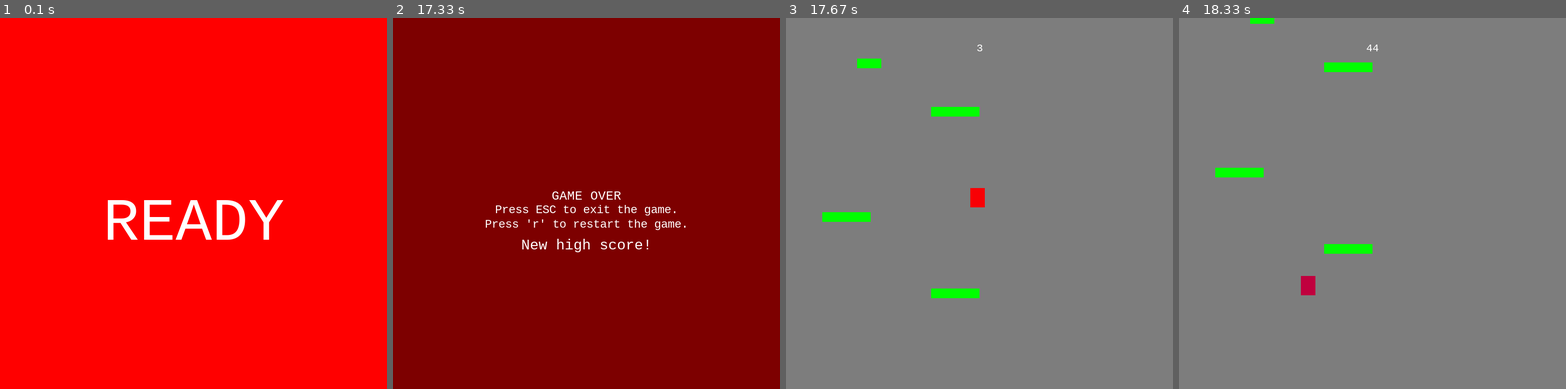
Above: before the commit, frames 1-4 (left to right).
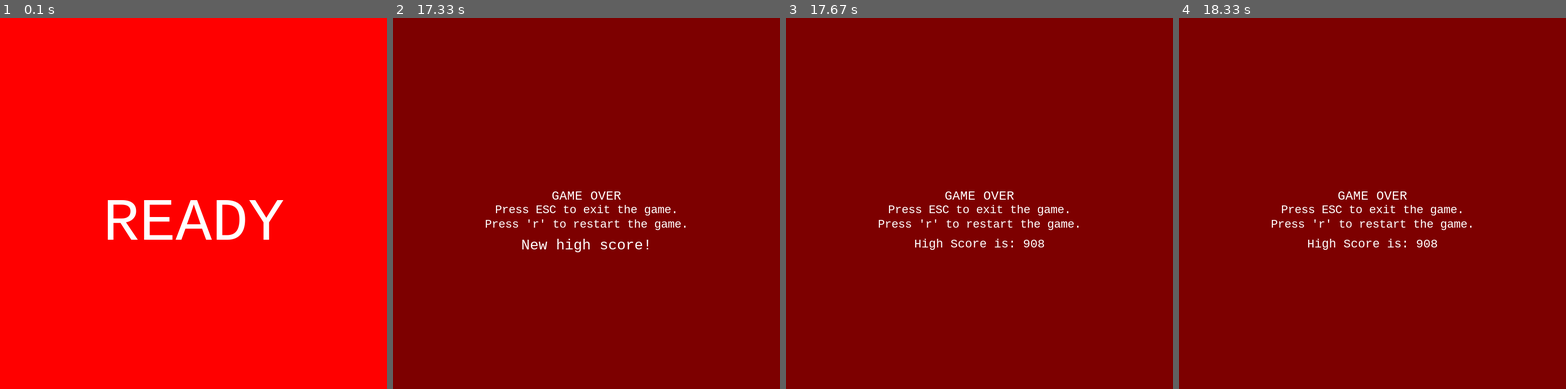
Above: after the commit, the same moments.

Repository: BulSU-BSCpE2B-Group2/DROP
Game: pygame game, started from main.py
The game is run twice, just before and just after one commit, with the same random seed, the same clock (stepped at 60 frames per second) and the same inputs.
Inputs:
- Up to frame 1 (0.1 s): no input
- Up to frame 2 (17.33 s): hold Enter 3.7-4.33 s; hold Right 3.7-4.33 s; hold R 4.37-5 s; hold Right 4.37-5 s; tap Enter at 5.03 s; hold Right 5.37-6 s; hold Left 6.03-6.5 s; hold Right 6.53-7 s; hold Left 7.53-8.07 s; hold Left 8.1-8.5 s; hold Right 8.53-9.17 s; hold Left 9.2-9.67 s; hold Right 9.7-10.17 s; hold Right 10.2-10.67 s; hold Left 10.7-11.23 s; hold Left 11.27-11.67 s; hold Right 11.7-12.33 s; hold Left 12.37-12.83 s; hold Right 12.87-13.33 s; hold Right 13.37-13.83 s; hold Left 13.87-14.4 s; hold Left 14.43-14.83 s; hold Right 14.87-15.5 s; hold Left 15.53-16 s; hold Right 16.03-16.5 s; hold Right 16.53-17 s
- Up to frame 3 (17.67 s): hold R from 17.6 s (still down); hold Left from 17.6 s (still down)
- Up to frame 4 (18.33 s): release R at 18 s; release Left at 18 s

Frames 1-2 are identical in both runs. In frame 3, 100% of the frame differs, in the area x 0-100%, y 0-100%; in frame 4, 100%.

Commit message:
Updated temporary module. It now includes an experimental batch of code that fades colors from <color_name> to black.

Diff:
--- a/main.py
+++ b/main.py
@@ -107,11 +107,13 @@
                 self.running = False
             if event.type == pg.KEYDOWN:
                 if event.key == pg.K_ESCAPE:
-                    self.show_start_screen()
+                    self.running = False
+                    self.game_over = True
                 elif event.key == pg.K_r:
-                    self.game_over = False
                     self.platforms.empty()
                     self.new()
+                elif event.key == pg.K_SPACE:
+                    self.pause()
 
     def draw(self):
         # Game loop for drawing graphics
@@ -137,14 +139,14 @@
             self.screen.fill(pg.color.Color(rsg[rsg_count]))
             self.draw_text(rsg_text[rsg_count], 125, white, WIDTH / 2, height / 2 - 30)
             pg.display.flip()
-            pg.time.wait(500)
+            pg.time.delay(500)
             rsg_count += 1
 
         while self.width_loop > player_width and self.height_loop > player_height:
             self.screen.fill(gray)
             pg.draw.rect(self.screen, green, [self.animax, self.animay, self.width_loop, self.height_loop])
             pg.display.flip()
-            pg.time.wait(50)
+            pg.time.delay(50)
             self.width_loop -= 22
             self.height_loop -= 20
             if self.animax < self.newwidth / 2.10 and self.animay < self.newheight / 2.25:
@@ -158,12 +160,12 @@
         self.draw_text('Press ESC to exit.', 25, white, WIDTH / 2, height / 2 + 70)
         self.draw_text('High Score is: ' + str(self.highscore), 25, white, WIDTH / 2, height / 2 + 30)
         pg.display.flip()
-        self.wait_key_event()
-
-    def wait_key_event(self):
+        self.wait_key_event_start_screen()
+
+    def wait_key_event_start_screen(self):
         waiting = True
         while waiting:
-            self.clock.tick(60)
+            self.clock.tick(fps)
             for event in pg.event.get():
                 if event.type == pg.QUIT:
                     waiting = False
@@ -173,6 +175,20 @@
                         waiting = False
                     if event.key == pg.K_ESCAPE:
                         waiting = False
+                        self.running = False
+
+    def pause_screen(self):
+        pause = True
+        while pause:
+            self.clock.tick(fps)
+            for event in pg.event.get():
+                if event.type == pg.QUIT:
+                    pause = False
+                    self.running = False
+                if event.type == pg.KEYDOWN:
+                    if event.key == pg.K_RETURN:
+                        pause = False
+                    if event.key == pg.K_ESCAPE:
                         self.running = False
 
     def show_go_screen(self):
@@ -228,7 +244,9 @@
 
 g = Game()
 g.show_start_screen()
-while g.running:
-    g.new()
-
+while True:
+    while g.running:
+        g.new()
+    if g.game_over:
+        g.show_go_screen()
 pg.quit()
--- a/temporary_module.py
+++ b/temporary_module.py
@@ -7,44 +7,41 @@
 from settings import *
 from sprites import *
 
+pg.init()
+screen = pg.display.set_mode((500, 500))
 
-def shuffle_platform():
-    gaps = random.randint(1, 5)
-    gaps_1 = [0, 0, 1, 1, 1, 1, 1, 1, 1, 1, 1, 1]
-    gaps_2 = [0, 0, 1, 1, 1, 1, 1, 1, 1, 1, 1, 1]
-    gaps_3 = [0, 0, 0, 1, 1, 1, 1, 1, 1, 1, 1, 1]
-    gaps_4 = [0, 0, 0, 0, 1, 1, 1, 1, 1, 1, 1, 1]
-    if gaps == 1:
-        random.shuffle(gaps_1)
-        self.sequence = gaps_1
-    elif gaps == 2:
-        random.shuffle(gaps_2)
-        self.sequence = gaps_2
-    elif gaps == 3:
-        random.shuffle(gaps_3)
-        self.sequence = gaps_3
-    elif gaps == 4:
-        random.shuffle(gaps_4)
-        self.sequence = gaps_4
-    else:
-        random.shuffle(gaps_2)
-        self.sequence = gaps_2
-    for x in self.sequence:
-        if x == 1:
-            p = Platform(self.orig_pos, 90 + height, WIDTH / 12, 20)
-            self.all_sprites.add(p)
-            self.platforms.add(p)
-            self.orig_pos += WIDTH / 12
-        else:
-            self.orig_pos += WIDTH / 12
 
-""" UNUSED CODE. MIGHT BE USED IN THE NEAR FUTURE
-platforms_all = self.shuffle_platform(wide)
-for platform in platforms_all:
-    p = Platform(*platform)
-    self.all_sprites.add(p)
-    self.platforms.add(p)"""
+def start_screen_animation(width, height):
+    fade = pg.Surface((width, height))
+    fade.fill((0, 0, 0))
+    for alpha in range(0, 255):
+        fade.set_alpha(alpha)
+        screen.fill((0, 255, 255))
+        screen.blit(fade, (0, 0))
+        pg.display.flip()
+        for event in pg.event.get():
+            if event.type == pg.QUIT:
+                pg.quit()
+            elif event.type == pg.KEYDOWN:
+                if event.key == pg.K_ESCAPE:
+                    pg.quit()
+        pg.time.delay(1)
 
-# if player reaches top 1/4 of the screen
-"""if self.player.rect.top <= height / 4:
-    self.player.pos.y += abs(self.player.vel.y)"""
+
+try:
+    run = True
+    while run:
+        for event in pg.event.get():
+            if event.type == pg.QUIT:
+                run = False
+            elif event.type == pg.KEYDOWN:
+                if event.key == pg.K_ESCAPE:
+                    run = False
+                if event.key == pg.K_RETURN:
+                    start_screen_animation(500, 500)
+        clock = pg.time.Clock()
+        clock.tick(fps)
+except pg.error:
+    print("An error has occured within the program.")
+else:
+    pg.quit()
